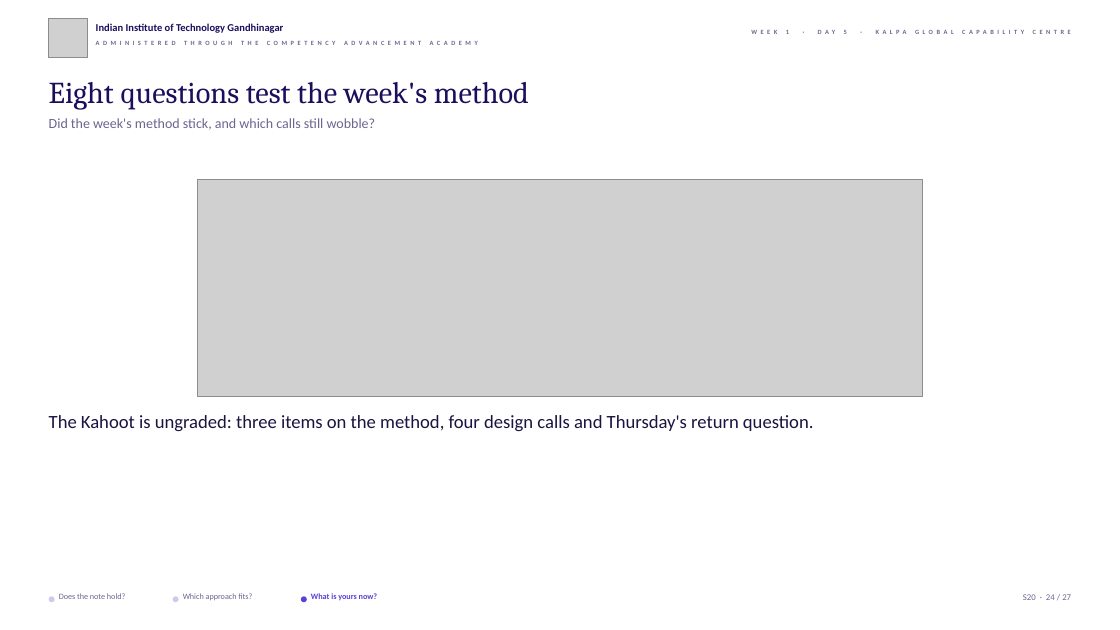
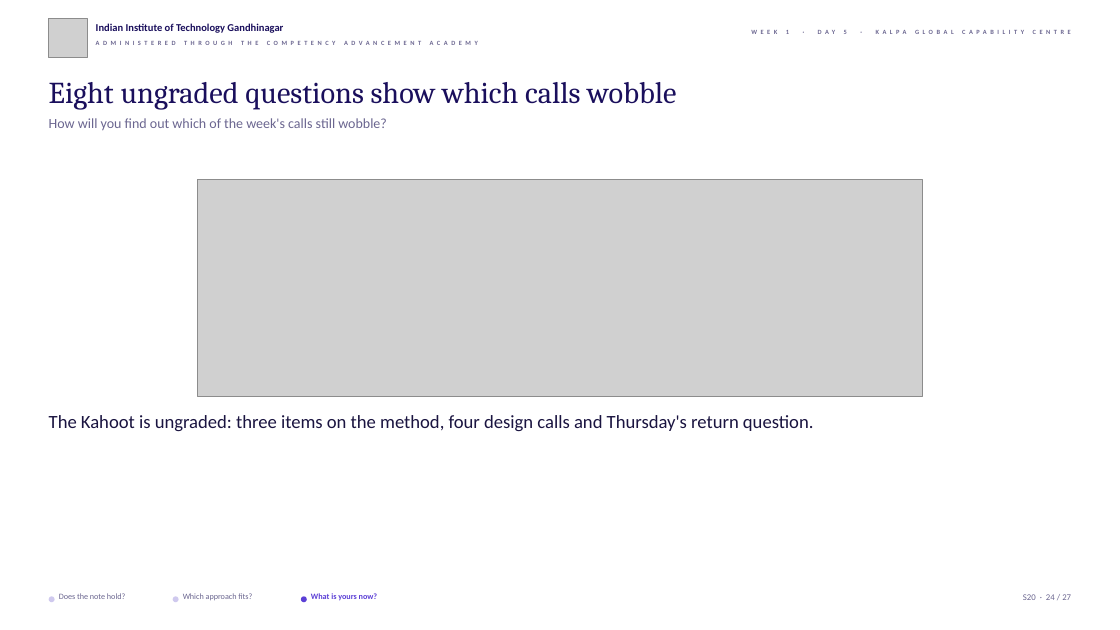
Before and after one commit to fde-academy-lab/c2-content-factory, a slide deck: slide 24 of content/W01/D5/slides/C2_W01_D05_rehearsal_STUDENT.pptx. Drawn at 1120x630 pixels with LibreOffice and Linux fonts; fonts in the diff are those of the drawing; grey boxes stand for pictures; background and template pictures are left out. Boxes give left, top, right and bottom in pixels: in the first picture for what was removed or moved away, otherwise in the second. Text is boxed around its words. In the diff, an @@ line names an element or a change of style, - is before the commit and + after.

```diff
--- a/content/W01/D5/slides/C2_W01_D05_rehearsal_STUDENT.pptx
+++ b/content/W01/D5/slides/C2_W01_D05_rehearsal_STUDENT.pptx
@@ text at (x1=49, y1=82, x2=676, y2=109): text changed @@
-Eight questions test the week's method
+Eight ungraded questions show which calls wobble
@@ text at (x1=49, y1=118, x2=387, y2=130): text changed @@
-Did the week's method stick, and which calls still wobble?
+How will you find out which of the week's calls still wobble?
```
Also in this commit, not shown: 10 other files.
